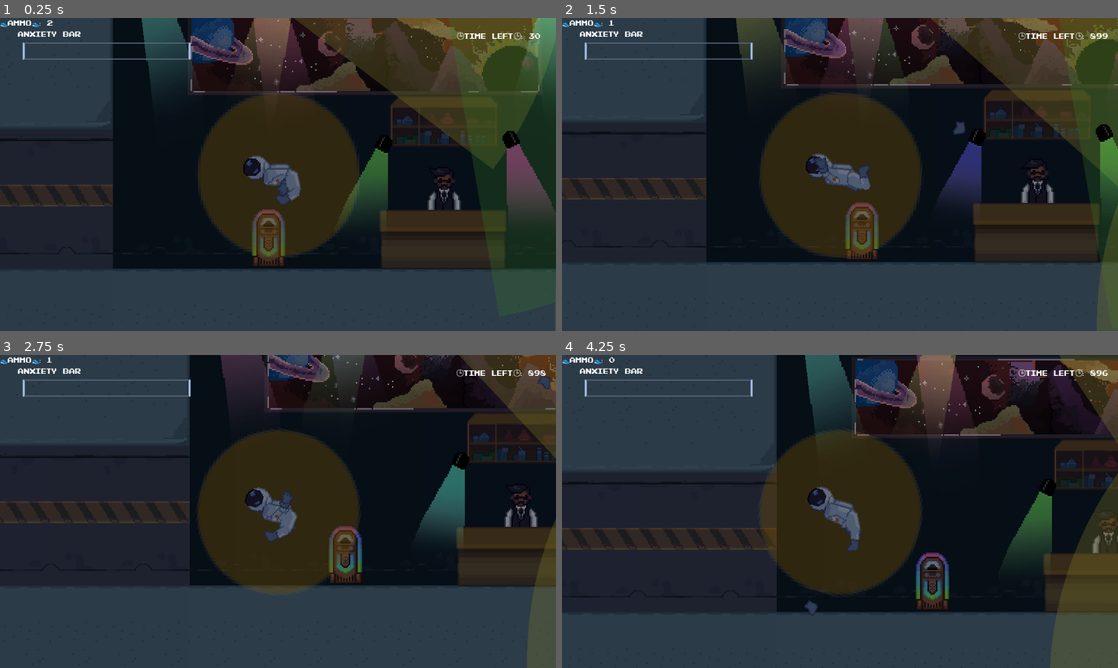
Above: before the commit, frames 1-4 (two rows, left to right).
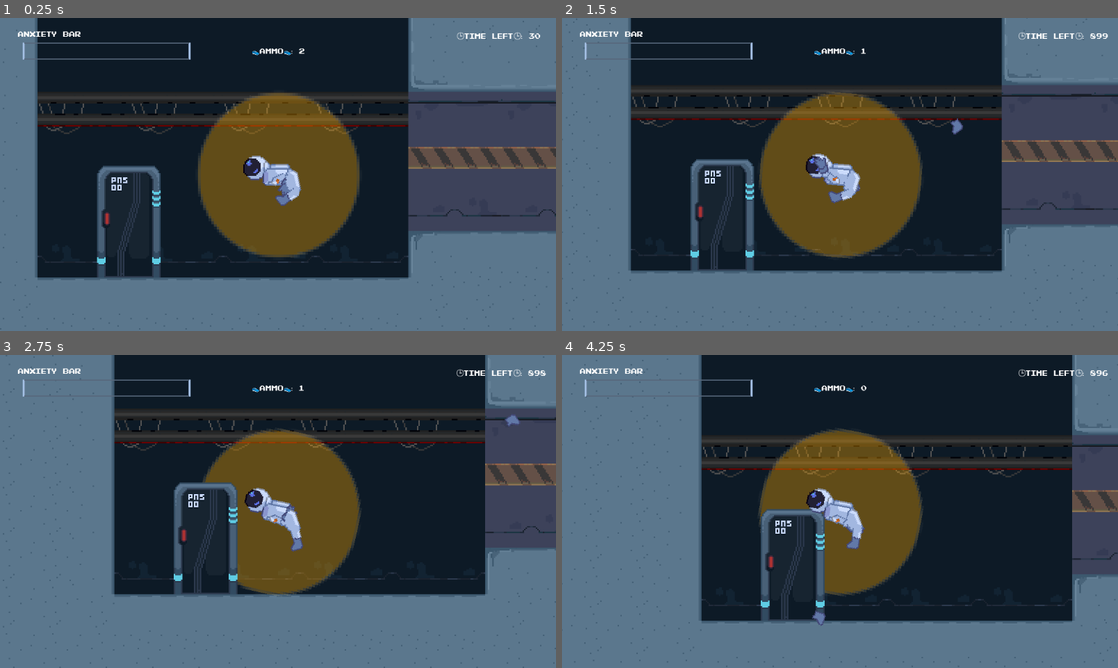
Above: after the commit, the same moments.

Repository: PiotrusWatson/last_party
Game: Godot game, scene res://worlds/piotrus_scene.tscn
Same seed, same stepped clock (60 frames per second), same inputs: the game is played once before the commit and once after it.
Inputs (mouse positions are in pixels of both pictures, inside the frame that each line leads up to):
- Up to frame 1 (0.25 s): no input
- Up to frame 2 (1.5 s): move the mouse to (962, 158) at 0.52 s; right-click (962, 158) at 0.6 s; move the mouse to (728, 190) at 1.27 s; click (728, 190) at 1.35 s
- Up to frame 3 (2.75 s): move the mouse to (333, 442) at 2.02 s; tap E (Interact) at 2.1 s
- Up to frame 4 (4.25 s): move the mouse to (812, 574) at 2.77 s; right-click (812, 574) at 2.85 s; move the mouse to (1006, 558) at 3.52 s; press the mouse at (1006, 558) at 3.53 s

The runs differ from the first frame. In frame 1, 78% of the frame differs, in the area x 0-100%, y 0-100%; in frame 2, 78%; in frame 3, 77%; in frame 4, 75%.

Commit message:
fixed an error

Diff:
--- a/worlds/piotrus_scene.tscn
+++ b/worlds/piotrus_scene.tscn
@@ -170,7 +170,7 @@
 script = ExtResource("1_d6a5b")
 
 [node name="Player" parent="." instance=ExtResource("1_xf4hq")]
-position = Vector2(594, -65)
+position = Vector2(198, -39)
 
 [node name="MainCamera" parent="." node_paths=PackedStringArray("thing_to_follow") instance=ExtResource("3_st8m8")]
 thing_to_follow = NodePath("../Player")
@@ -271,8 +271,11 @@
 script = ExtResource("10_wims2")
 
 [node name="Ammo" parent="UI/UI" instance=ExtResource("9_mxbnv")]
-layout_mode = 0
-anchors_preset = 0
+layout_mode = 1
+offset_left = -54.0
+offset_top = 58.0
+offset_right = 57.0
+offset_bottom = 81.0
 
 [node name="God" type="Node" parent="."]
 script = ExtResource("10_gu7p8")
@@ -291,6 +294,7 @@
 sprite_frames = SubResource("SpriteFrames_10416")
 
 [node name="DarkEffect" type="Sprite2D" parent="."]
+visible = false
 modulate = Color(0.00392157, 0.027451, 0.0588235, 0.513726)
 z_index = 5
 texture_filter = 1
@@ -494,7 +498,7 @@
 [node name="Point4" parent="PointsOfInterest" instance=ExtResource("22_1mibo")]
 position = Vector2(781, -98)
 
-[node name="Ambience1" type="AudioStreamPlayer2D" parent="."]
+[node name="AudioStreamPlayer2D" type="AudioStreamPlayer2D" parent="."]
 position = Vector2(165, -50)
 stream = ExtResource("23_acidh")
 autoplay = true
@@ -510,7 +514,7 @@
 position = Vector2(663, -28)
 
 [node name="Bar" parent="Interactables" instance=ExtResource("19_kdmmt")]
-position = Vector2(708, -56)
+position = Vector2(671, -56)
 
 [connection signal="timeout" from="God/GameTimer" to="God" method="_on_game_timer_timeout"]
 [connection signal="timeout" from="God/GameTick" to="God" method="_on_game_tick_timeout"]
Not shown: 2 places in worlds/piotrus_scene.tscn that only renumber resources
